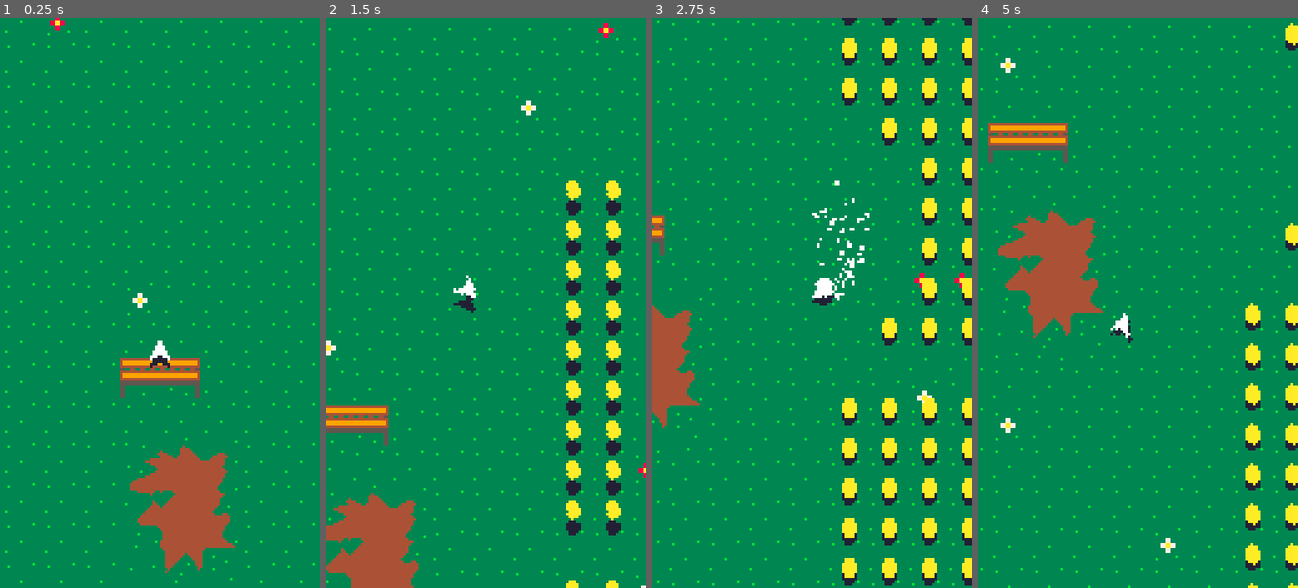
Above: before the commit, frames 1-4 (left to right).
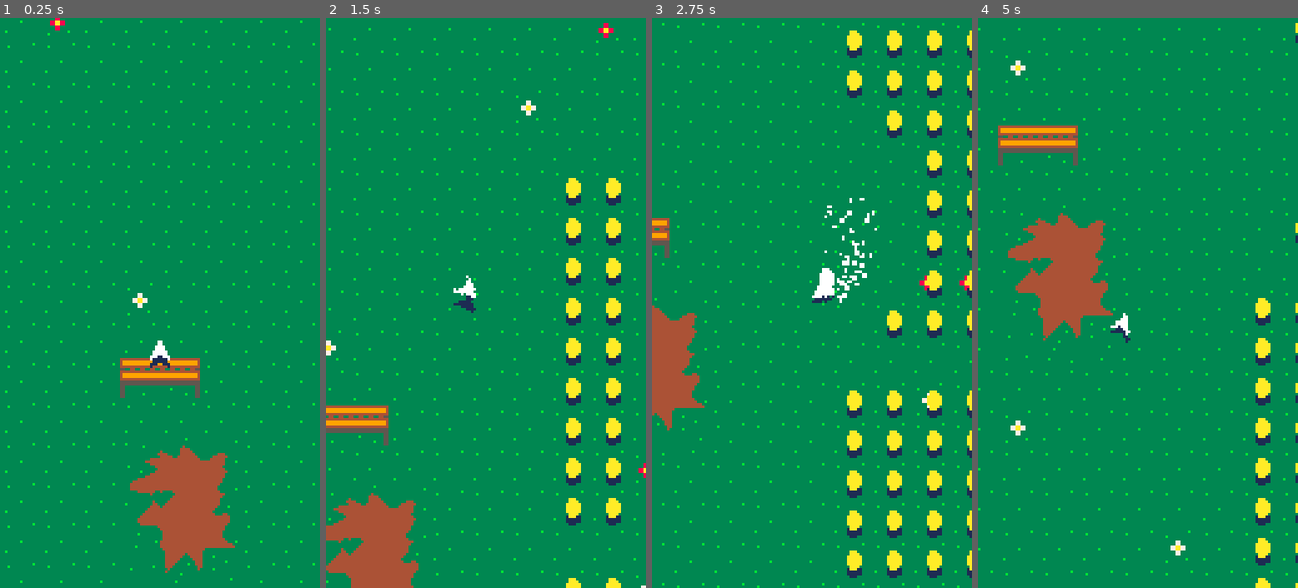
Above: after the commit, the same moments.

Repository: VincentPoteet/Mobile-Paper-Plane-Game
Game: Godot game, scene res://Layouts/World.tscn
The game is run twice, just before and just after one commit, with the same random seed, the same clock (stepped at 60 frames per second) and the same inputs.
Inputs:
- Up to frame 1 (0.25 s): no input
- Up to frame 2 (1.5 s): hold D (move_right) 0.53-1.28 s; hold S (move_down) from 1.28 s (still down)
- Up to frame 3 (2.75 s): release S (move_down) at 2.03 s; hold D (move_right) from 2.03 s (still down)
- Up to frame 4 (5 s): release D (move_right) at 2.78 s; hold W (move_up) 2.78-3.53 s; hold A (move_left) from 3.53 s (still down)

The runs differ from the first frame. In frame 1, less than 0.1% of the frame differs, in the area x 46-54%, y 59-62%; in frame 2, 3.2%; in frame 3, 13%, in the area x 0-100%, y 0-100%; in frame 4, 10%.

Commit message:
improved coin performance

Diff:
--- a/Audio/Oneshot Audio 2D.tscn
+++ b/Audio/Oneshot Audio 2D.tscn
@@ -1,10 +1,8 @@
-[gd_scene load_steps=3 format=2]
+[gd_scene load_steps=2 format=2]
 
-[ext_resource path="res://SFX/Heal Sound.wav" type="AudioStream" id=1]
 [ext_resource path="res://Audio/Oneshot Audio 2D.gd" type="Script" id=2]
 
 [node name="Oneshot Audio 2D" type="AudioStreamPlayer2D"]
-stream = ExtResource( 1 )
 script = ExtResource( 2 )
 
 [connection signal="finished" from="." to="." method="_on_Oneshot_Audio_2D_finished"]
--- a/Characters/Player/Player.tscn
+++ b/Characters/Player/Player.tscn
@@ -24,7 +24,7 @@
 script = ExtResource( 5 )
 
 [node name="Shadow" type="Sprite" parent="."]
-modulate = Color( 0.133333, 0.12549, 0.203922, 1 )
+modulate = Color( 0.113725, 0.168627, 0.32549, 1 )
 material = SubResource( 1 )
 texture = ExtResource( 2 )
 script = ExtResource( 4 )
--- a/Environment/Coin/Coin.gd
+++ b/Environment/Coin/Coin.gd
@@ -5,15 +5,17 @@
 var following_player = false
 var follow_trigger_distance = 30
 var death_particles = preload("res://Environment/Coin/Coin Particles.tscn")
+var sound = preload("res://SFX/Heal Sound.wav")
 var shake_strength = 2
 var time_freeze_length = 0.05
 var time_freeze_scale = 0.7
+
 
 func _ready() -> void:
 	Signalbus.connect("send_player_node", self, "_receive_player_node")
 
 
-func _process(delta: float) -> void:
+func _physics_process(delta: float) -> void:
 	trigger_following_player()
 	follow_player(delta)
 
@@ -50,8 +52,10 @@
 
 
 func play_sound():
-	var inst = $"Oneshot Audio 2D".duplicate()
+	var audio = load("res://Audio/Oneshot Audio 2D.tscn")
+	var inst = audio.instance()
 	inst.pitch_scale = rand_range(0.9, 1.1)
+	inst.stream = sound
 	inst.play()
 	get_tree().current_scene.add_child(inst)
 
--- a/Environment/Coin/Coin.tscn
+++ b/Environment/Coin/Coin.tscn
@@ -1,10 +1,7 @@
-[gd_scene load_steps=7 format=2]
+[gd_scene load_steps=4 format=2]
 
 [ext_resource path="res://Environment/Coin/coin.png" type="Texture" id=1]
 [ext_resource path="res://Environment/Coin/Coin.gd" type="Script" id=2]
-[ext_resource path="res://Environment/Coin/Sprite.gd" type="Script" id=3]
-[ext_resource path="res://Environment/Coin/coin shadow.png" type="Texture" id=4]
-[ext_resource path="res://Audio/Oneshot Audio 2D.tscn" type="PackedScene" id=5]
 
 [sub_resource type="CircleShape2D" id=1]
 radius = 6.08276
@@ -16,15 +13,7 @@
 [node name="CollisionShape2D" type="CollisionShape2D" parent="."]
 shape = SubResource( 1 )
 
-[node name="Shadow" type="Sprite" parent="."]
-position = Vector2( 0, 7 )
-scale = Vector2( 1, 0.7 )
-texture = ExtResource( 4 )
-
 [node name="Sprite" type="Sprite" parent="."]
 texture = ExtResource( 1 )
-script = ExtResource( 3 )
-
-[node name="Oneshot Audio 2D" parent="." instance=ExtResource( 5 )]
 
 [connection signal="body_entered" from="." to="." method="_on_Coin_body_entered"]
--- a/Environment/Coin/Sprite.gd
+++ b/Environment/Coin/Sprite.gd
@@ -1,14 +1 @@
 extends Sprite
-
-
-var time = 0
-var frequency = 2.5
-var magnitude = 110
-
-func _physics_process(delta: float) -> void:
-	time += delta
-	var movement = cos(time * frequency) * magnitude
-	global_position.y  = get_parent().global_position.y + (movement * delta) + 1
-	global_position.x = get_parent().global_position.x
-
-	rotation += 1.5 * delta
--- a/Environment/Saw/Saw.tscn
+++ b/Environment/Saw/Saw.tscn
@@ -26,7 +26,7 @@
 shape = SubResource( 2 )
 
 [node name="Shadow" type="Sprite" parent="."]
-modulate = Color( 0.133333, 0.12549, 0.203922, 1 )
+modulate = Color( 0.113725, 0.168627, 0.32549, 1 )
 position = Vector2( 0, 5 )
 texture = ExtResource( 1 )
 script = ExtResource( 2 )
--- a/Environment/Spawner/Spawner.gd
+++ b/Environment/Spawner/Spawner.gd
@@ -1,7 +1,7 @@
 extends Position2D
 
 export var can_spawn = true
-export var distance_from_player = 300
+export var distance_from_player = 160
 export var object = preload("res://Environment/Coin/Coin.tscn")
 
 var player
--- a/project.godot
+++ b/project.godot
@@ -122,5 +122,5 @@
 2d/snapping/use_gpu_pixel_snap=true
 vram_compression/import_etc=true
 vram_compression/import_etc2=false
-environment/default_clear_color=Color( 0.133333, 0.12549, 0.203922, 1 )
+environment/default_clear_color=Color( 0.113725, 0.168627, 0.32549, 1 )
 environment/default_environment="res://default_env.tres"
Binary file changed: Environment/Coin/coin.png
Not shown, added: HTML5 export test/index.apple-touch-icon.png.import
Not shown, added: HTML5 export test/index.icon.png.import
Not shown, added: HTML5 export test/index.png.import
Not shown, changed: HTML5 export test/HTML5 export test.zip
Not shown, changed: HTML5 export test/index.html
Not shown, changed: HTML5 export test/index.pck
